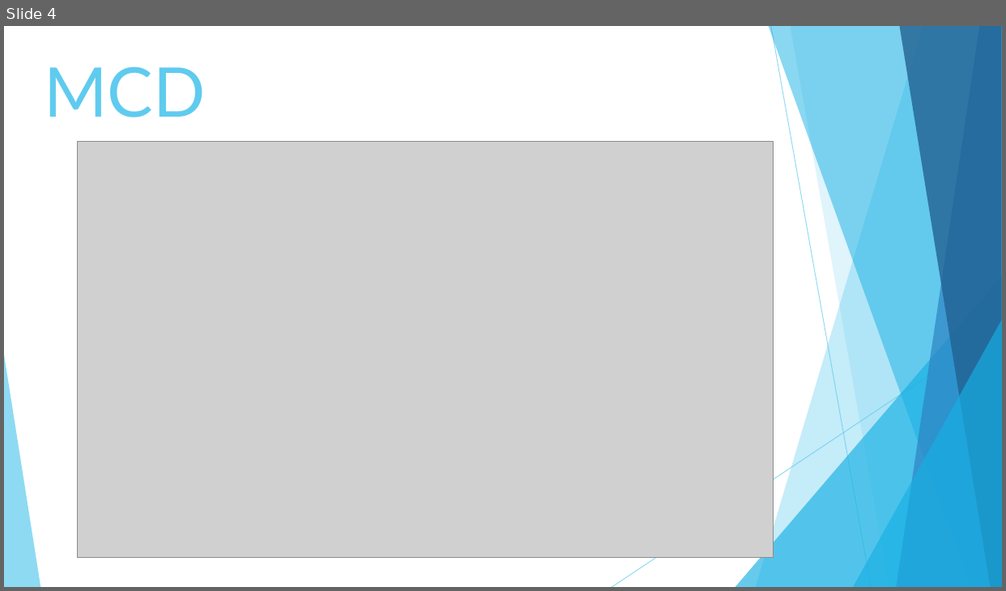
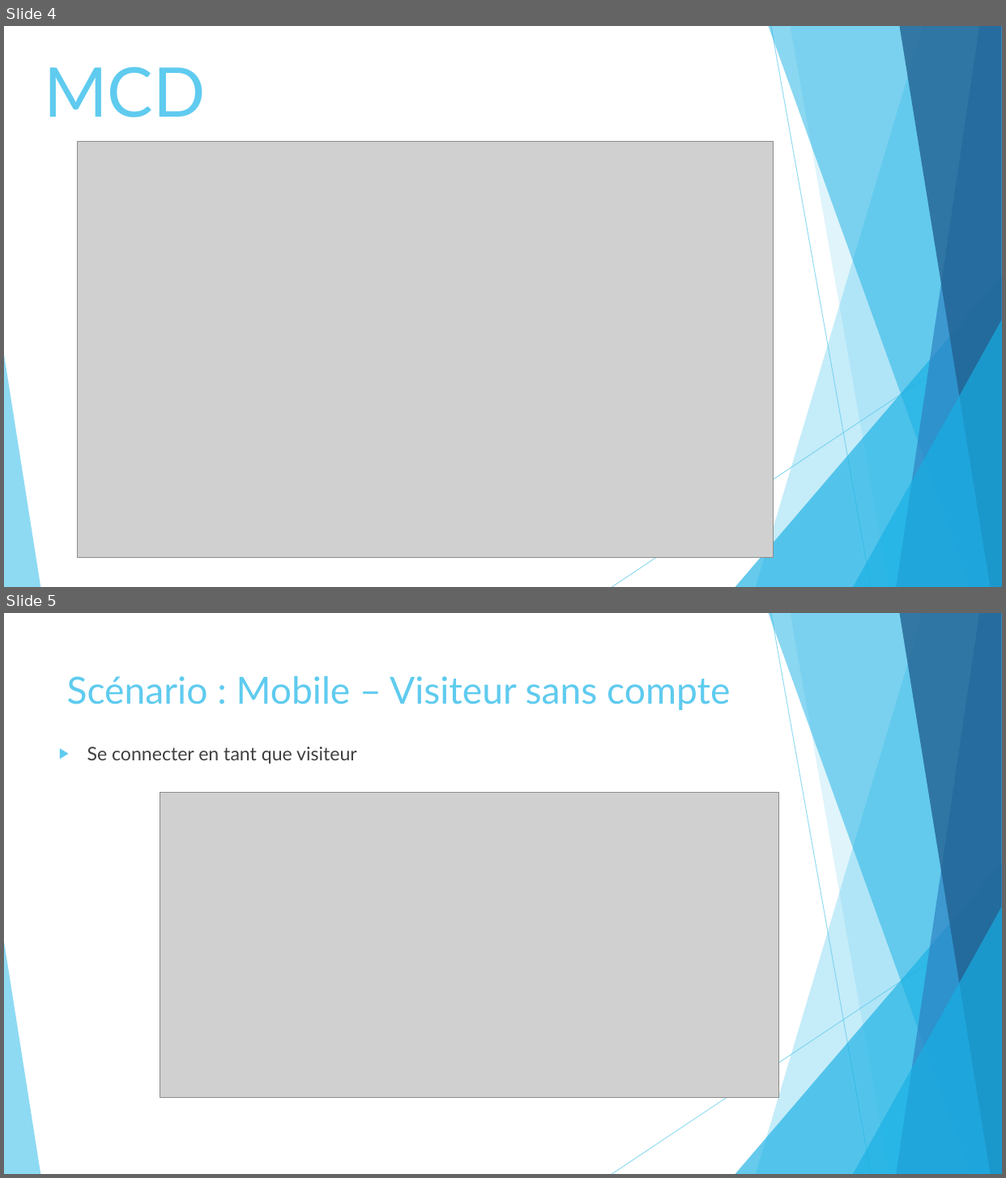
Before and after one commit to 01TB/projet-CLOUD, a slide deck: doc technique/document-technique.pptx. Shown one above the other, each under a label of ours: slide 4 before the commit, slides 4 and 5 after it. The pictures are 1006x591 and 1006x1178 pixels, drawn with LibreOffice and Linux fonts; fonts in the diff are those of the drawing; grey boxes stand for pictures. Boxes give left, top, right and bottom in pixels: in the first picture for what was removed or moved away, otherwise in the second. Text is boxed around its words. In the diff, an @@ line names an element or a change of style, - is before the commit and + after.

Commit message:
API Firebase - Mobile

```diff
--- a/doc technique/document-technique.pptx
+++ b/doc technique/document-technique.pptx
@@ slide 5 added at box(4, 613, 1002, 1174), background #FFFFFF; not listed: 10 template elements that a slide beside it also shows @@
@@ title added at box(67, 676, 730, 710), 36 pt, text #5FCBEF @@
+Scénario : Mobile – Visiteur sans compte
@@ text added at box(87, 747, 357, 764), 18 pt, text #404040 @@
+▶ Se connecter en tant que visiteur
@@ picture added at box(160, 792, 779, 1097) @@
```
Also in this commit, not shown: 1 other slide added, 14 other files.
